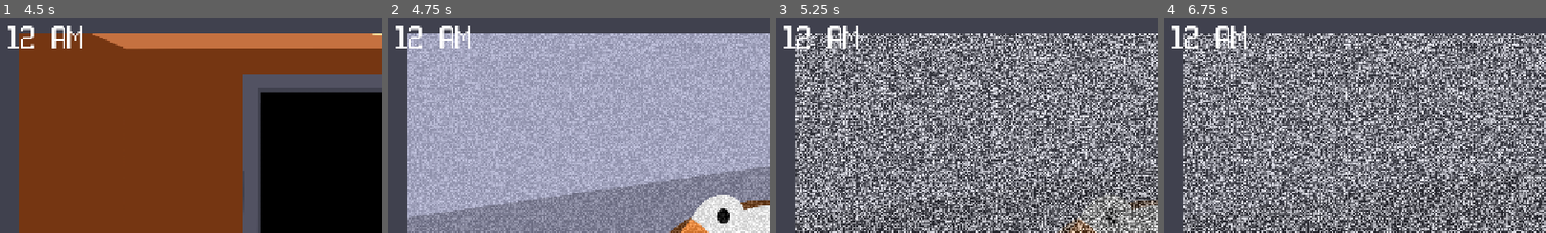
Above: before the commit, frames 1-4 (left to right).
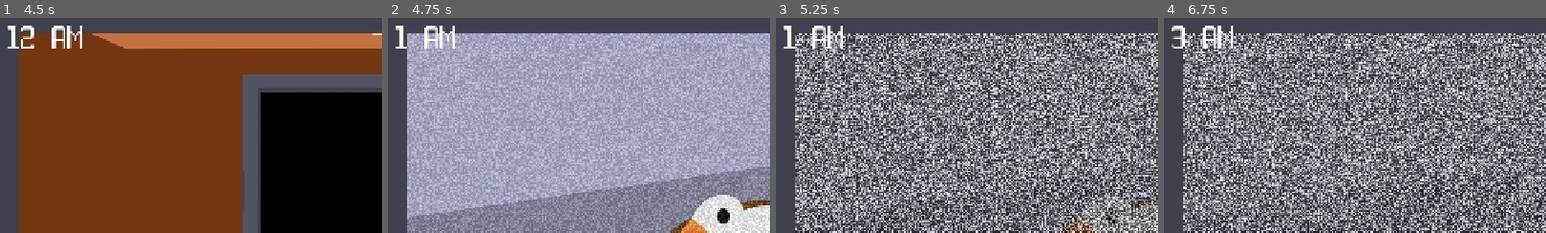
Above: after the commit, the same moments.

Repository: jillzilla/ONWAG
Game: Godot game, scene res://assets/scenes/title_screen.tscn
Same seed, same stepped clock (60 frames per second), same inputs: the game is played once before the commit and once after it.
Inputs (mouse positions are % of the whole screen's width and height, from its top left):
- Up to frame 1 (4.5 s): click "Play Game" at 0.5 s; tap Enter at 1.25, 2.75 s; move the mouse to (72, 45) at 1.27 s; tap Space at 2, 3.5 s; move the mouse to (30, 55) at 2.02 s; move the mouse to (60, 28) at 2.77 s; move the mouse to (45, 70) at 3.52 s; click (50, 91) at 4.25 s
- Up to frame 2 (4.75 s): no input
- Up to frame 3 (5.25 s): click "CAM A" at 5 s
- Up to frame 4 (6.75 s): click "CAM B" at 5.75 s; click "CAM C" at 6.5 s
The pictures show only the part of the screen within x 0-50%, y 2-52%; the shares and areas given below are measured in that part.

Frame 1 is identical in both runs. In frame 2, 0.9% of the frame differs, in the area x 5-22%, y 3-15%; in frame 3, 0.9%; in frame 4, 1.1%, in the area x 2-22%, y 3-15%.

Commit message:
jumpscare code

Diff:
--- a/assets/classes/characters/character.gd
+++ b/assets/classes/characters/character.gd
@@ -22,6 +22,12 @@
 @export var static_fade_effect : StaticFadeEffect;
 @export var camera_change_sound : AudioStreamPlayer;
 @export var monitor_mechanic : MonitorMechanic;
+
+@export var jumpscare_texture : Node2D;
+@export var jumpscare_animation : AnimationPlayer;
+@export var jumpscare_sound : AudioStreamPlayer;
+
+@export var monitor_button : TextureButton;
 
 #functions
 func _ready() -> void:
@@ -53,7 +59,14 @@
 			_annoy_player();
 
 func _timer_kill_player_timeout() -> void:
-	pass;
+	if monitor_mechanic.isOpen:
+		monitor_mechanic._pull_down_monitor();
+	monitor_button.queue_free();
+	jumpscare_sound.play();
+	jumpscare_texture.visible = true;
+	jumpscare_animation.play("default");
+	await jumpscare_animation.animation_finished;
+	get_tree().change_scene_to_file("res://assets/scenes/game_over.tscn");
 
 func _timer_counter_timeout() -> void:
 	current_location = position_reset;
--- a/assets/classes/characters/goose.gd
+++ b/assets/classes/characters/goose.gd
@@ -2,6 +2,8 @@
 class_name Goose
 
 #variables
+@export var time_mechanic : TimeMechanic;
+
 @export var knife : Sprite2D;
 var camera_a_alt : bool = false;
 
@@ -12,12 +14,21 @@
 			if !camera_a_alt:
 				camera_a_alt = true;
 			else:
-				current_location = [location.camera_b,location.camera_c].pick_random();
+				if time_mechanic.current_iteration < 5:
+					current_location = [location.camera_b,location.camera_c].pick_random();
+				elif time_mechanic.current_iteration >= 5:
+					current_location = [location.camera_b,location.camera_c,location.office].pick_random();
 				camera_a_alt = false;
 		location.camera_b:
-			current_location = [location.camera_a,location.camera_c].pick_random();
+			if time_mechanic.current_iteration < 5:
+				current_location = [location.camera_a,location.camera_c].pick_random();
+			elif time_mechanic.current_iteration >= 5:
+				current_location = [location.camera_a,location.camera_c,location.office].pick_random();
 		location.camera_c:
-			current_location = [location.camera_a,location.camera_b].pick_random();
+			if time_mechanic.current_iteration < 5:
+				current_location = [location.camera_a,location.camera_b].pick_random();
+			elif time_mechanic.current_iteration >= 5:
+				current_location = [location.camera_a,location.camera_b,location.office].pick_random();
 
 func _handle_graphics() -> void:
 	_reset_graphics_visibility();
--- a/assets/classes/mechanics/MonitorMechanic.gd
+++ b/assets/classes/mechanics/MonitorMechanic.gd
@@ -18,16 +18,15 @@
 	monitor.connect("animation_finished",_monitor_animation_finished);
 
 func _process(_delta: float) -> void:
-	if get_viewport().get_mouse_position().y <= button.position.y - button.size.y / 2:
-		if button.disabled:
-			button.disabled = true;
-			button.visible = true;
+	if button:
+		if get_viewport().get_mouse_position().y <= button.position.y - button.size.y / 2:
+			if button.disabled:
+				button.disabled = true;
+				button.visible = true;
 
 func _button_mouse_entered() -> void:
 	button.disabled = true;
 	button.visible = false;
-
-	screen.visible = false;
 
 	if !isOpen:
 		monitor.visible = true;
@@ -35,10 +34,7 @@
 		monitor_on_sound.play();
 		isOpen = true;
 	else:
-		isMonitorFullyOpened = false;
-		monitor.play_backwards("default");
-		monitor_off_sound.play();
-		isOpen = false;
+		_pull_down_monitor();
 
 func _monitor_animation_finished() -> void:
 	if !isOpen:
@@ -46,3 +42,10 @@
 	else:
 		isMonitorFullyOpened = true;
 		screen.visible = true;
+
+func _pull_down_monitor() -> void:
+	screen.visible = false;
+	isMonitorFullyOpened = false;
+	monitor.play_backwards("default");
+	monitor_off_sound.play();
+	isOpen = false;
--- a/assets/scenes/gameplay.tscn
+++ b/assets/scenes/gameplay.tscn
@@ -35,7 +35,7 @@
 tracks/0/interp = 2
 tracks/0/loop_wrap = true
 tracks/0/keys = {
-"times": PackedFloat32Array(0, 0.5, 1),
+"times": PackedFloat32Array(0, 0.4, 1),
 "transitions": PackedFloat32Array(1, 1, 1),
 "update": 0,
 "values": [Vector2(0.2, 0.2), Vector2(0.5, 0.5), Vector2(3, 3)]
@@ -59,7 +59,7 @@
 tracks/2/interp = 2
 tracks/2/loop_wrap = true
 tracks/2/keys = {
-"times": PackedFloat32Array(0, 0.5, 1),
+"times": PackedFloat32Array(0, 0.7, 1),
 "transitions": PackedFloat32Array(1, 1, 1),
 "update": 0,
 "values": [Vector2(640, 360), Vector2(640, 180), Vector2(640, 360)]
@@ -71,7 +71,7 @@
 tracks/3/interp = 2
 tracks/3/loop_wrap = true
 tracks/3/keys = {
-"times": PackedFloat32Array(0, 0.5, 1),
+"times": PackedFloat32Array(0, 0.4, 1),
 "transitions": PackedFloat32Array(1, 1, 1),
 "update": 0,
 "values": [0.0, -0.6108652381980153, 0.4363323129985824]
@@ -84,8 +84,9 @@
 
 [node name="Gameplay" type="Node" unique_id=1891329687]
 
-[node name="Goose" type="Node" parent="." unique_id=1584512338 node_paths=PackedStringArray("knife", "timer_movement", "timer_kill_player", "graphics", "cameras_for_graphics", "static_fade_effect", "camera_change_sound", "monitor_mechanic")]
+[node name="Goose" type="Node" parent="." unique_id=1584512338 node_paths=PackedStringArray("time_mechanic", "knife", "timer_movement", "timer_kill_player", "graphics", "cameras_for_graphics", "static_fade_effect", "camera_change_sound", "monitor_mechanic", "jumpscare_texture", "jumpscare_animation", "jumpscare_sound", "monitor_button")]
 script = ExtResource("14_br2i6")
+time_mechanic = NodePath("../TimeMechanic")
 knife = NodePath("../HUD/CameraScreen/CameraC/Knife")
 ai_level = 20
 timer_movement = NodePath("Timer_Movement")
@@ -106,6 +107,10 @@
 static_fade_effect = NodePath("../StaticFadeEffect")
 camera_change_sound = NodePath("../Camera_Change_Sound")
 monitor_mechanic = NodePath("../MonitorMechanic")
+jumpscare_texture = NodePath("../Goose_Jumpscare")
+jumpscare_animation = NodePath("../Goose_Jumpscare/AnimationPlayer")
+jumpscare_sound = NodePath("Jumpscare_Sound")
+monitor_button = NodePath("../HUD/MonitorButton")
 metadata/_custom_type_script = "uid://jvpnih3sf8he"
 
 [node name="Timer_Movement" type="Timer" parent="Goose" unique_id=710525424]
@@ -113,8 +118,10 @@
 one_shot = true
 
 [node name="Timer_Kill_Player" type="Timer" parent="Goose" unique_id=803407839]
-wait_time = 10.0
+wait_time = 5.0
 one_shot = true
+
+[node name="Jumpscare_Sound" type="AudioStreamPlayer" parent="Goose" unique_id=2140100615]
 
 [node name="MonitorMechanic" type="Node" parent="." unique_id=1541293040 node_paths=PackedStringArray("button", "monitor", "screen", "monitor_on_sound", "monitor_off_sound")]
 script = ExtResource("10_qk4f4")
@@ -170,7 +177,6 @@
 metadata/_custom_type_script = "uid://cqwa8lsfnhn74"
 
 [node name="Timer_Time" type="Timer" parent="TimeMechanic" unique_id=1828914341]
-wait_time = 15.0
 
 [node name="Office" type="Sprite2D" parent="." unique_id=1737180643]
 texture = ExtResource("1_n5x6c")
@@ -178,7 +184,6 @@
 metadata/_edit_lock_ = true
 
 [node name="Goose_Jumpscare" type="AnimatedSprite2D" parent="." unique_id=1968275461]
-visible = false
 modulate = Color(0, 0, 0, 1)
 position = Vector2(640, 360)
 scale = Vector2(0.2, 0.2)
